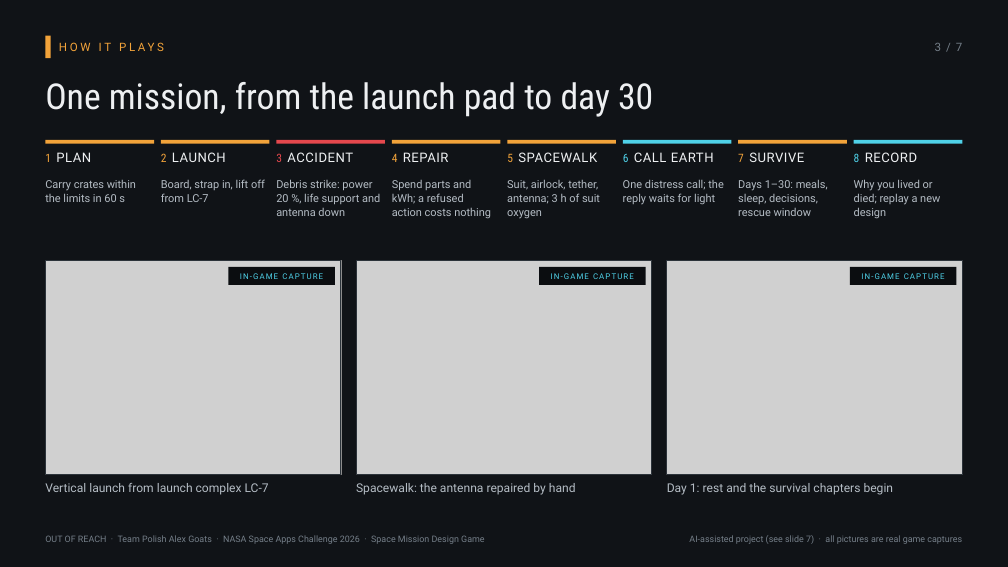
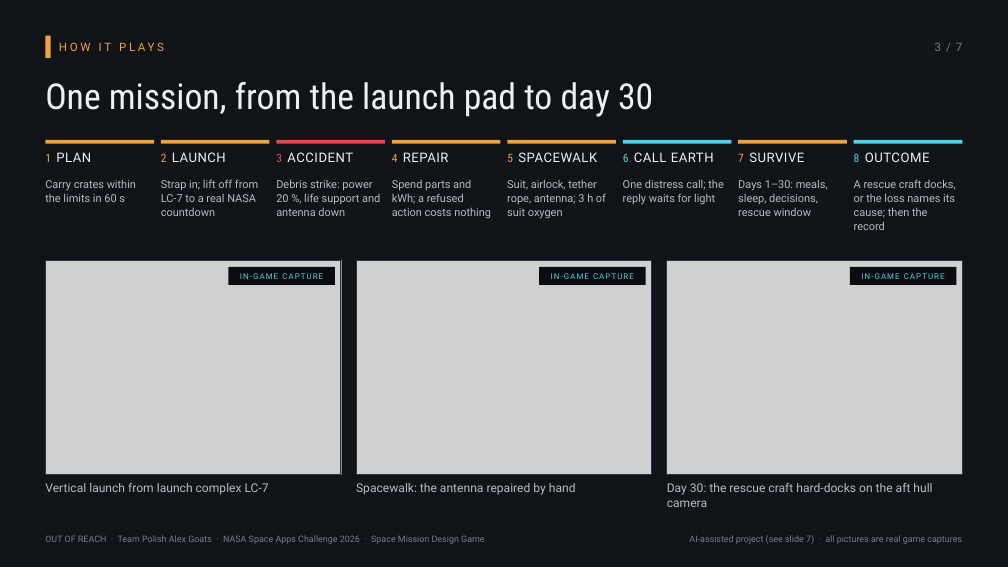
Before and after one commit to alex-slovakia/out-of-reach, a slide deck: slide 3 of docs/submission-draft-2026/deck/OUT-OF-REACH_SpaceApps2026_deck.pptx. Drawn at 1008x567 pixels with LibreOffice and Linux fonts; fonts in the diff are those of the drawing; grey boxes stand for pictures. Boxes give left, top, right and bottom in pixels: in the first picture for what was removed or moved away, otherwise in the second. Text is boxed around its words. In the diff, an @@ line names an element or a change of style, - is before the commit and + after.

```diff
--- a/docs/submission-draft-2026/deck/OUT-OF-REACH_SpaceApps2026_deck.pptx
+++ b/docs/submission-draft-2026/deck/OUT-OF-REACH_SpaceApps2026_deck.pptx
@@ text at (161,179,258,216): text changed @@
-Board, strap in, lift off from LC-7
+Strap in; lift off from LC-7 to a real NASA countdown
@@ text at (854,152,930,162): text changed @@
-8 RECORD
+8 OUTCOME
@@ text at (854,179,956,230): text changed @@
-Why you lived or died; replay a new design
+A rescue craft docks, or the loss names its cause; then the record
@@ text at (507,180,606,219): text changed @@
-Suit, airlock, tether, antenna; 3 h of suit oxygen
+Suit, airlock, tether rope, antenna; 3 h of suit oxygen
@@ text at (667,483,932,507): text changed @@
-Day 1: rest and the survival chapters begin
+Day 30: the rescue craft hard-docks on the aft hull camera
```
Also in this commit, not shown: 4 other slides changed, 14 other files.
